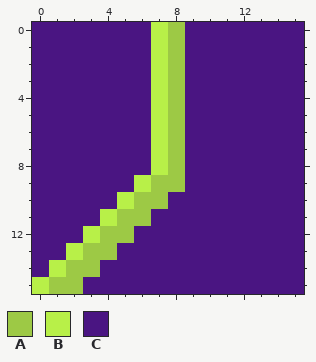
Pixel-art sprite -- tiles/plants/5.png. The first picture shows the starting point.
The file is 64x64 pixels, drawn in blocks of 4x4; one block is one cell here.
Palette (. is transparent): A #9dc945  B #b8f048  C #4a1582
Pixels before, first column x 0:
 0 CCCCCCCBACCCCCCC
 1 CCCCCCCBACCCCCCC
 2 CCCCCCCBACCCCCCC
 3 CCCCCCCBACCCCCCC
 4 CCCCCCCBACCCCCCC
 5 CCCCCCCBACCCCCCC
 6 CCCCCCCBACCCCCCC
 7 CCCCCCCBACCCCCCC
 8 CCCCCCCBACCCCCCC
 9 CCCCCCBAACCCCCCC
10 CCCCCBAACCCCCCCC
11 CCCCBAACCCCCCCCC
12 CCCBAACCCCCCCCCC
13 CCBAACCCCCCCCCCC
14 CBAACCCCCCCCCCCC
15 BAACCCCCCCCCCCCC
New version:
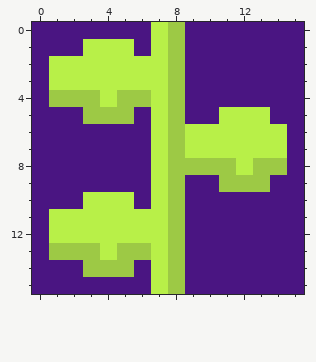
Difference:
Changed rows in their new state; - is an unchanged pixel.
first column x 0:
 1 ---BBB---------
 2 -BBBBBB--------
 3 -BBBBBB--------
 4 -AAABAA--------
 5 ---AAA-----BBB-
 6 ---------BBBBBB
 7 ---------BBBBBB
 8 ---------AAABAA
 9 ------CB---AAA-
10 ---BB-CBA------
11 -BBB-BBBA------
12 -BB-BBBBA------
13 -AA-BAABA------
14 -CC-AA-BA------
15 CCC----BA------
Changed places in both pictures, as pixel boxes (x1, y1, x2, y2):
changed: (32, 39, 287, 294)
